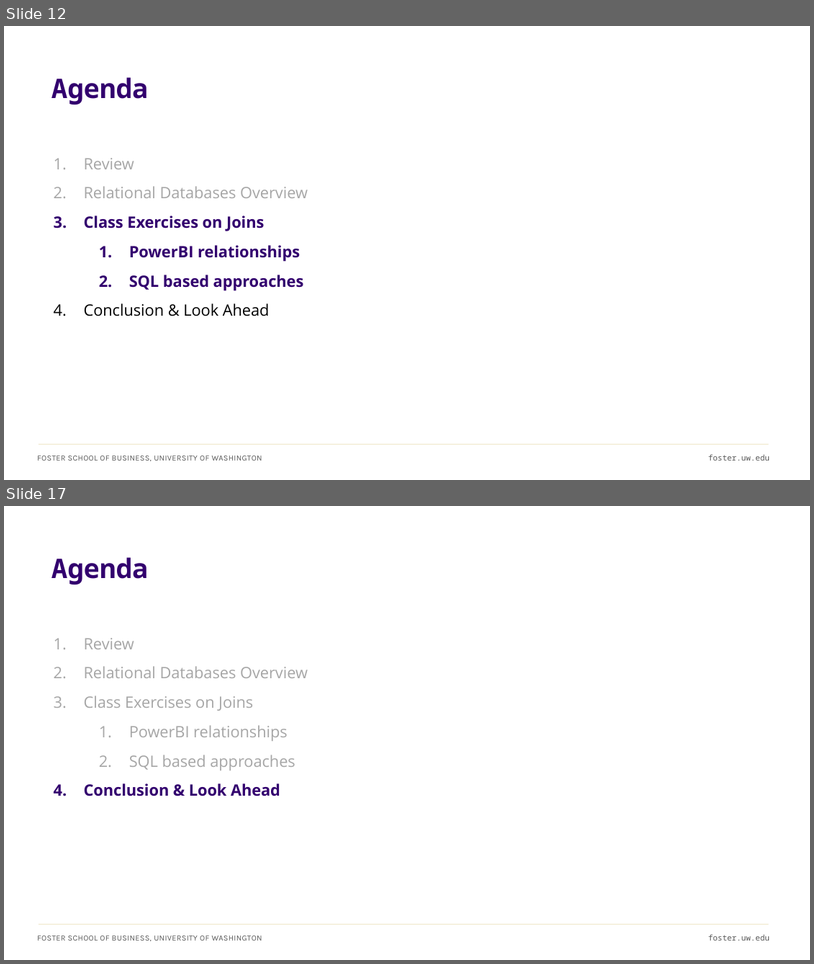
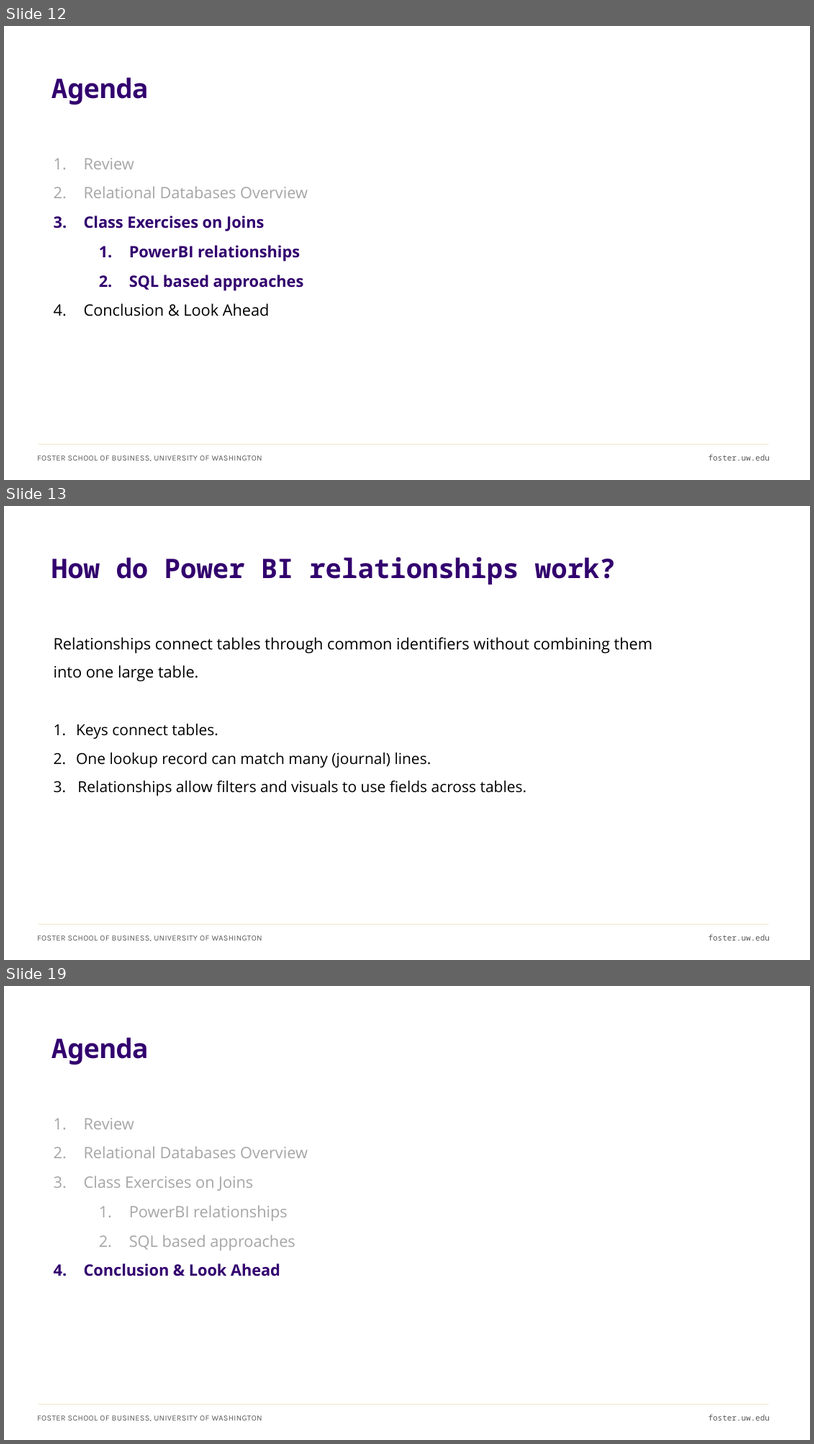
Before and after one commit to ashercurtis/slides.io, a slide deck: ACCTG522/ACCTG522Class04_2026.pptx. Shown one above the other, each under a label of ours: slides 12 and 17 before the commit, slides 12, 13 and 19 after it; the slides between them are not shown. The pictures are 814x964 and 814x1444 pixels, drawn with LibreOffice and Linux fonts; fonts in the diff are those of the drawing. Boxes give left, top, right and bottom in pixels: in the first picture for what was removed or moved away, otherwise in the second. Text is boxed around its words. In the diff, an @@ line names an element or a change of style, - is before the commit and + after.

```diff
--- a/ACCTG522/ACCTG522Class04_2026.pptx
+++ b/ACCTG522/ACCTG522Class04_2026.pptx
@@ slide 13 added at (x1=4, y1=506, x2=810, y2=960), background #FFFFFF; not listed: 3 template elements that a slide beside it also shows @@
@@ title added at (x1=52, y1=557, x2=616, y2=584), 32 pt, text #32006E, bold @@
+How do Power BI relationships work?
@@ text added at (x1=54, y1=637, x2=653, y2=795), 18 pt, text #000000 @@
+Relationships connect tables through common identifiers without combining them into one large table.
+1. Keys connect tables.
+2. One lookup record can match many (journal) lines.
+3. Relationships allow filters and visuals to use fields across tables.
@@ what was slide 17 is now slide 19 @@
```
Also in this commit, not shown: 3 slides changed, 2 other slides added, 1 slide removed.
